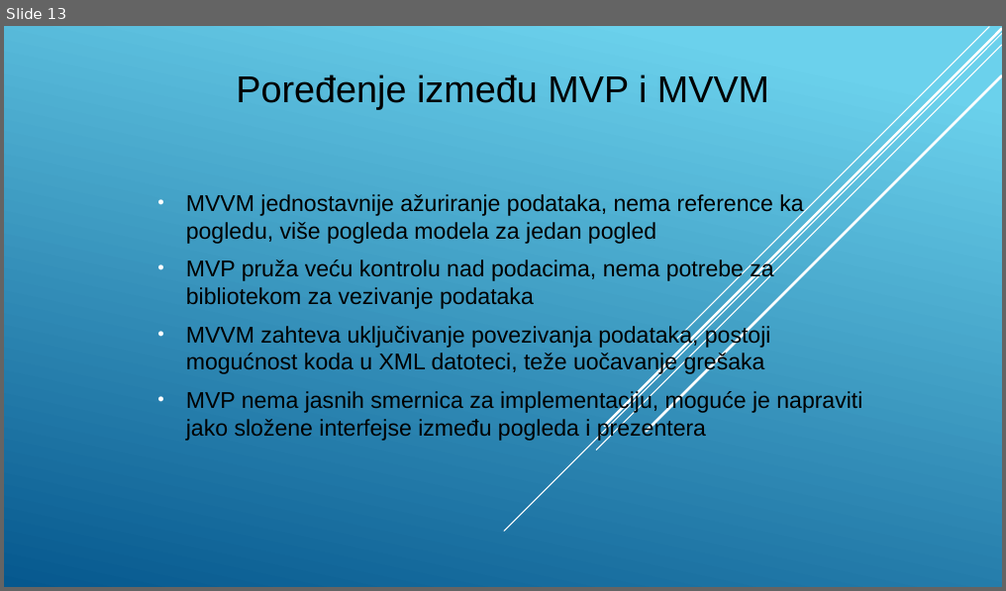
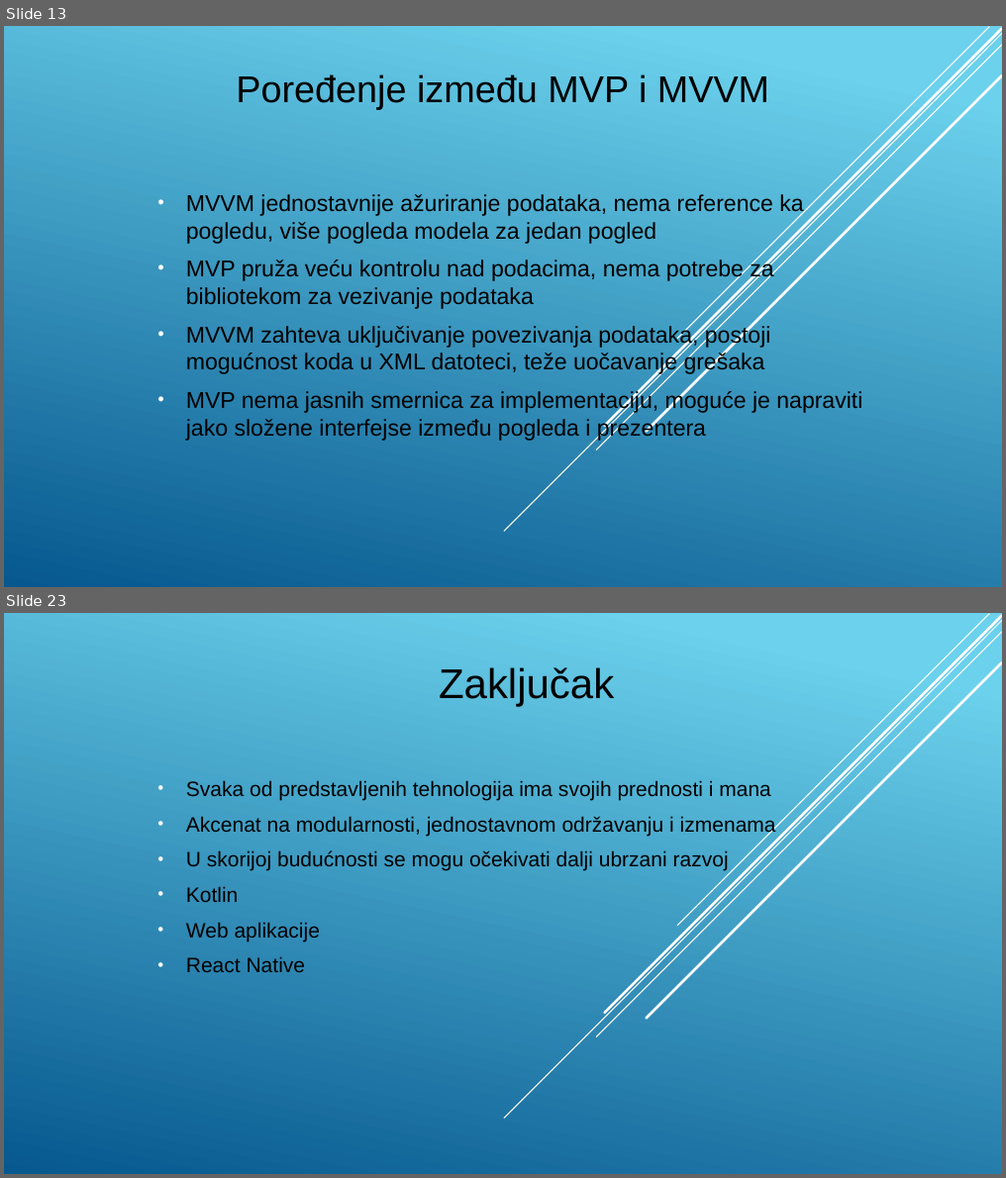
Before and after one commit to stefan11091991/masterRadAndroid, a slide deck: prezentacija.pptx. Shown one above the other, each under a label of ours: slide 13 before the commit, slides 13 and 23 after it; the slides between them are not shown. The pictures are 1006x591 and 1006x1178 pixels, drawn with LibreOffice and Linux fonts; fonts in the diff are those of the drawing. Boxes give left, top, right and bottom in pixels: in the first picture for what was removed or moved away, otherwise in the second. Text is boxed around its words. In the diff, an @@ line names an element or a change of style, - is before the commit and + after.

```diff
--- a/prezentacija.pptx
+++ b/prezentacija.pptx
@@ slide 23 added at bbox=[4, 613, 1002, 1174], background gradient #6ED2EB to #06588E; not listed: 5 template elements that a slide beside it also shows @@
@@ title added at bbox=[439, 667, 614, 707], 40 pt, text #000000 @@
+Zaključak
@@ subtitle added at bbox=[186, 780, 776, 972], 20 pt, text #000000 @@
+• Svaka od predstavljenih tehnologija ima svojih prednosti i mana
+• Akcenat na modularnosti, jednostavnom održavanju i izmenama
+• U skorijoj budućnosti se mogu očekivati dalji ubrzani razvoj
+• Kotlin
+• Web aplikacije
+• React Native
```
Also in this commit, not shown: 11 other slides added, 3 other files.
